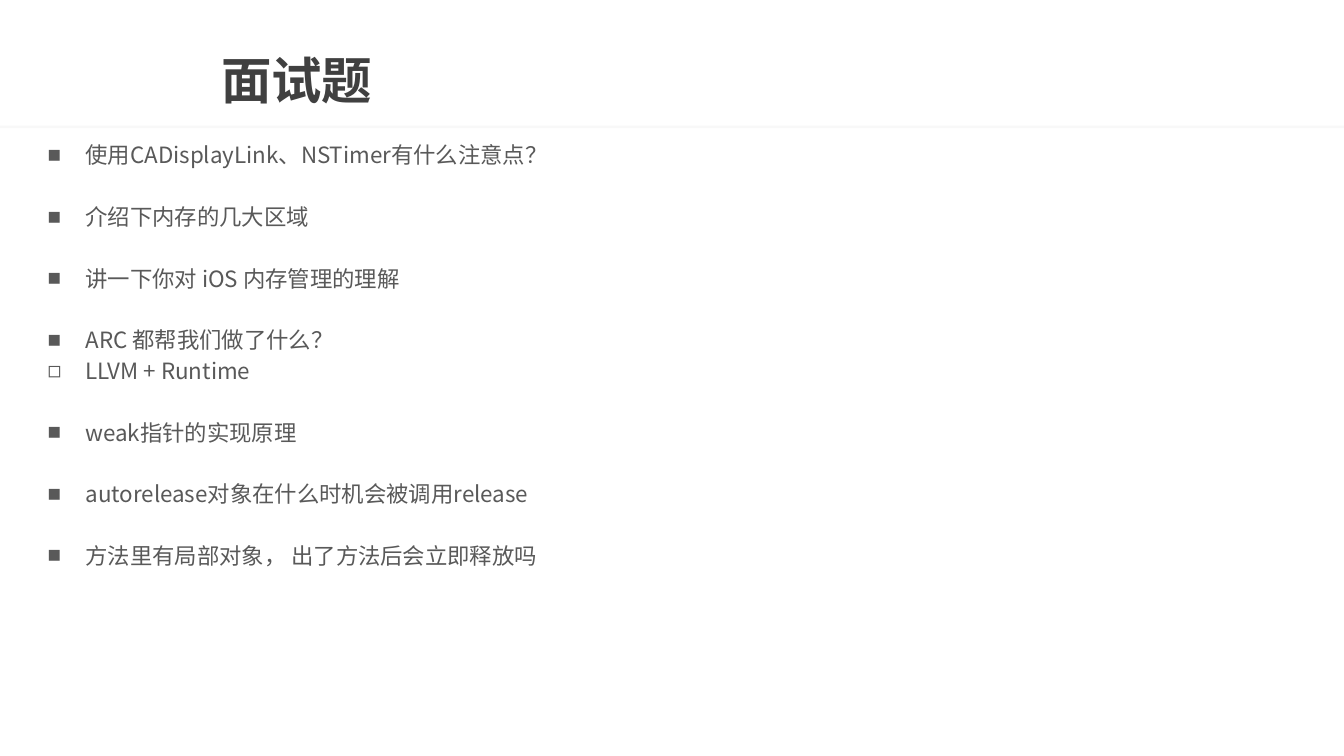
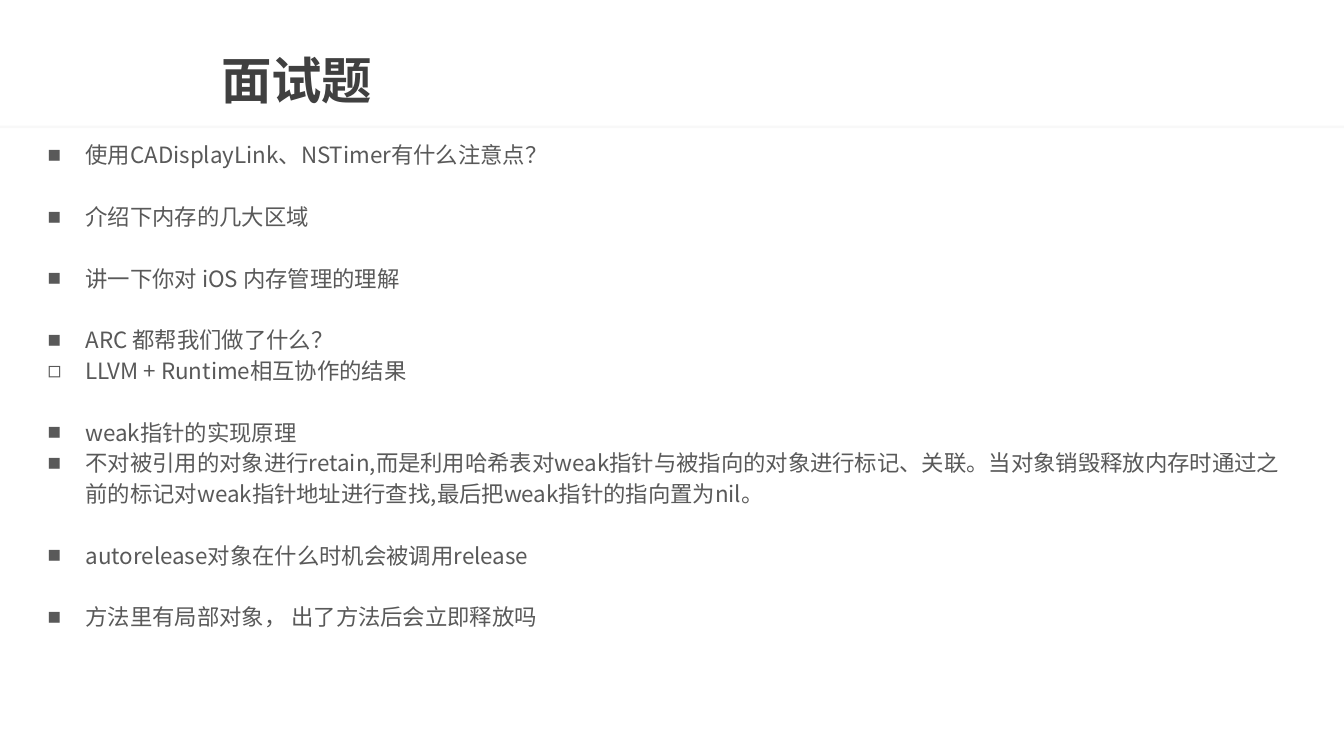
Before and after one commit to Jentlezhi/oc_object, a slide deck: slide 2 of document/底层课件/05-内存管理.pptx. Drawn at 1344x756 pixels with LibreOffice and Linux fonts; fonts in the diff are those of the drawing; background and template pictures are left out. Boxes give left, top, right and bottom in pixels: in the first picture for what was removed or moved away, otherwise in the second. Text is boxed around its words. In the diff, an @@ line names an element or a change of style, - is before the commit and + after.

Commit message:
weak指针的原理

```diff
--- a/document/底层课件/05-内存管理.pptx
+++ b/document/底层课件/05-内存管理.pptx
@@ text at (86, 360, 406, 381): text changed @@
-◻ LLVM + Runtime
+◻ LLVM + Runtime相互协作的结果
@@ text at (86, 452, 1279, 506): paragraph added @@
+■ 不对被引用的对象进行retain,而是利用哈希表对weak指针与被指向的对象进行标记、关联。当对象销毁释放内存时通过之前的标记对weak指针地址进行查找,最后把weak指针的指向置为nil。
```
Also in this commit, not shown: 9 other files.
